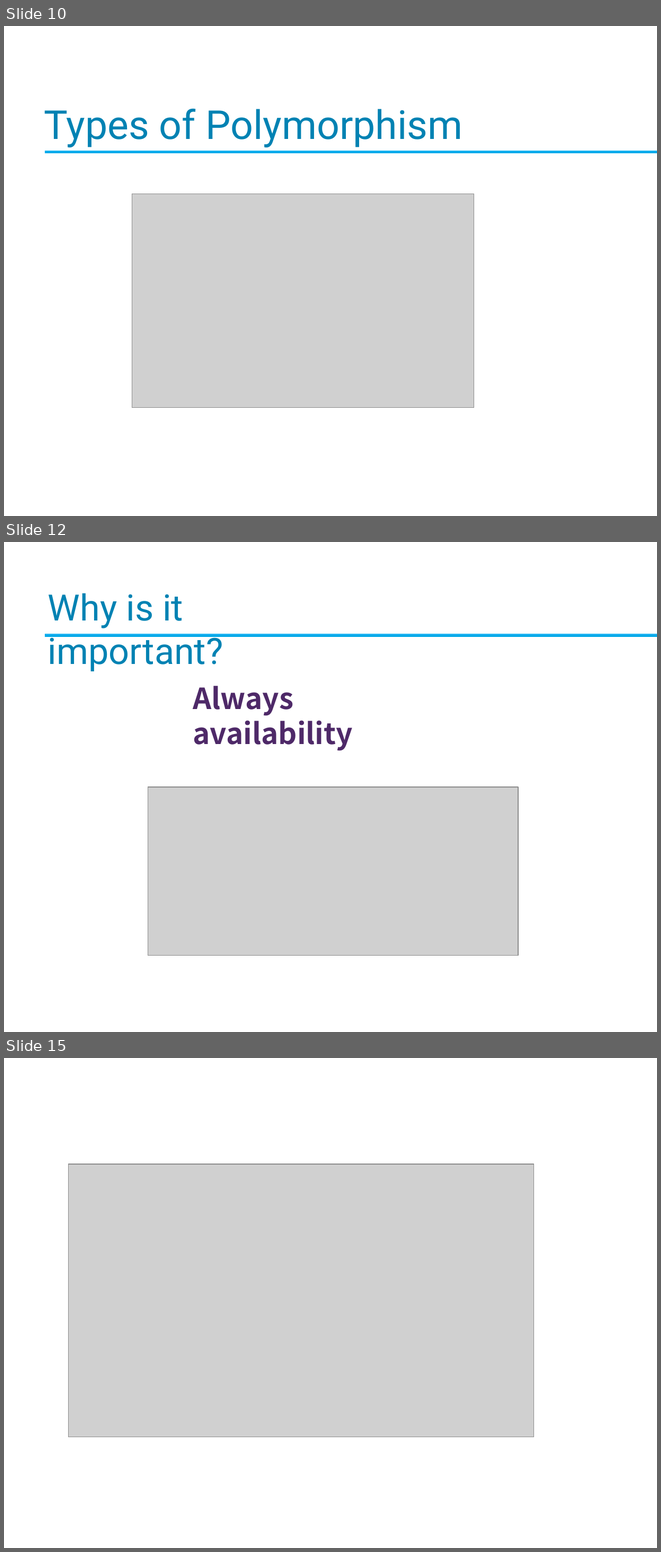
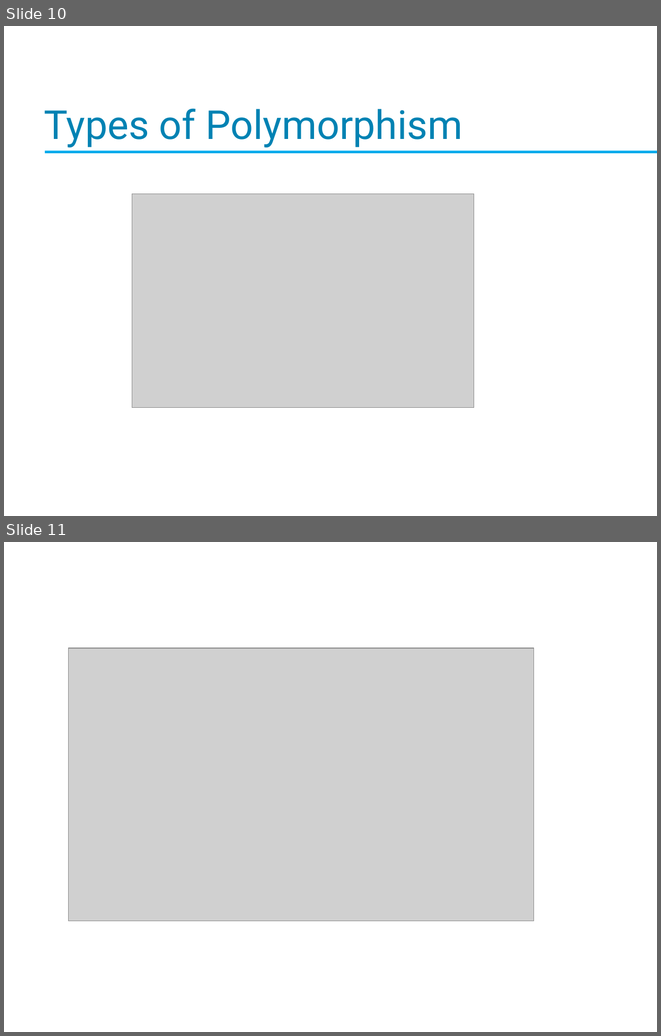
Before and after one commit to Imran4424/C-Plus-Plus-Object-Oriented, a slide deck: OOP.pptx. Shown one above the other, each under a label of ours: slides 10, 12 and 15 before the commit, slides 10 and 11 after it; the slides between them are not shown. The pictures are 661x1552 and 661x1036 pixels, drawn with LibreOffice and Linux fonts; fonts in the diff are those of the drawing; grey boxes stand for pictures; background and template pictures are left out. Boxes give left, top, right and bottom in pixels: in the first picture for what was removed or moved away, otherwise in the second. Text is boxed around its words. In the diff, an @@ line names an element or a change of style, - is before the commit and + after.

```diff
--- a/OOP.pptx
+++ b/OOP.pptx
@@ slide 12 removed at <box>4,542,657,1032</box>, background picture (left out) @@
@@ text removed at <box>48,593,223,671</box> @@
-Why is it important?
@@ rectangle removed at <box>45,634,657,637</box> @@
@@ text removed at <box>193,686,353,751</box> @@
-Always availability
@@ picture removed at <box>148,787,519,955</box> @@
@@ what was slide 15 is now slide 11 @@
```
Also in this commit, not shown: 3 other slides removed.
